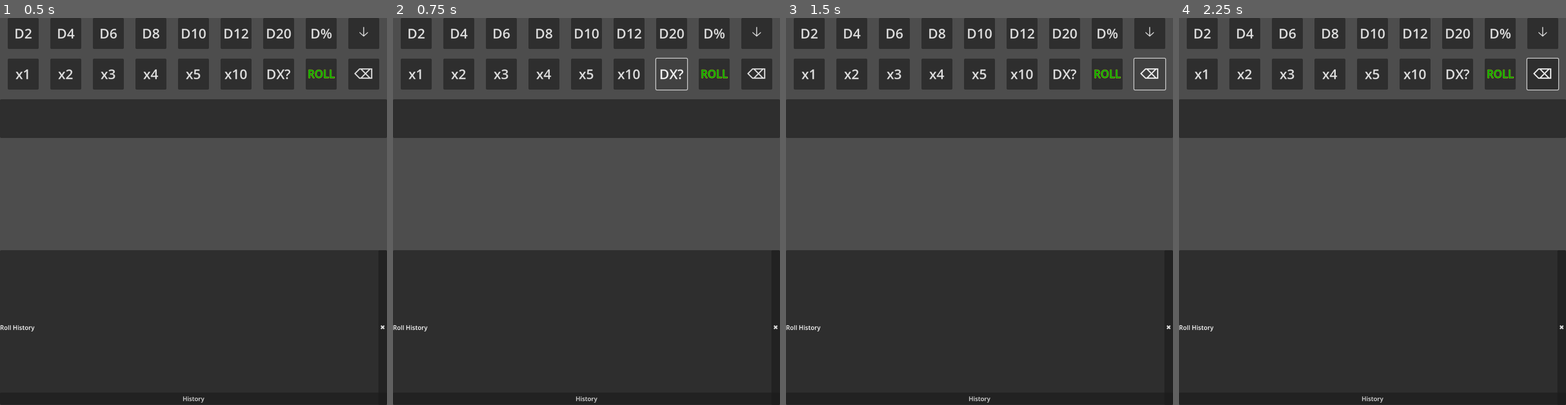
Above: before the commit, frames 1-4 (left to right).
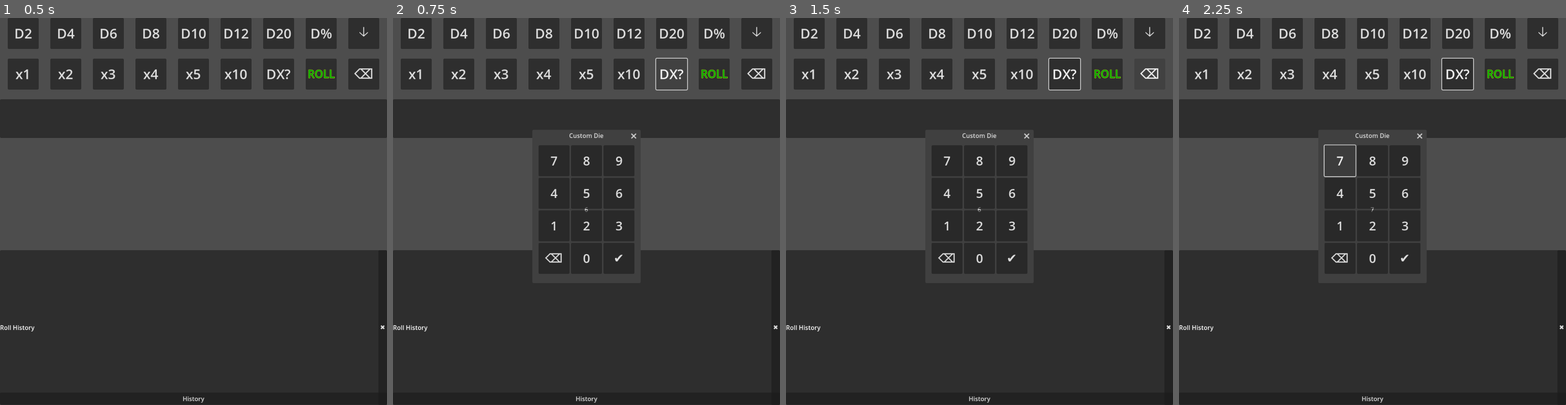
Above: after the commit, the same moments.

Repository: FromAriel/Experiments
Game: Godot game, scene res://main.tscn
Two runs of this game, one before a commit and one after it. Both use one fixed random seed, a clock stepped at 60 frames per second and the inputs below.
Inputs (mouse positions are in pixels of both pictures, inside the frame that each line leads up to):
- Up to frame 1 (0.5 s): no input
- Up to frame 2 (0.75 s): click "DX?" at 0.5 s
- Up to frame 3 (1.5 s): click "⌫" at 1.25 s
- Up to frame 4 (2.25 s): click (1341, 161) at 2 s, where only the run after the commit has a clickable "7"

Frame 1 is identical in both runs. In frame 2, 6.3% of the frame differs, in the area x 37-63%, y 29-64%; in frame 3, 6.5%, in the area x 37-99%, y 10-64%; in frame 4, 6.0%.

Commit message:
feat(livedie): add custom die dialog and delete button

Diff:
--- a/LIVEdie/scenes/quick_roll_bar.tscn
+++ b/LIVEdie/scenes/quick_roll_bar.tscn
@@ -3,6 +3,7 @@
 [ext_resource type="Script" uid="uid://owkgt6c75kui" path="res://scripts/quick_roll_bar.gd" id="1"]
 [ext_resource type="PackedScene" uid="uid://c4jfdeyqiow6v" path="res://scenes/dial_spinner.tscn" id="2"]
 [ext_resource type="PackedScene" uid="uid://rollhist01" path="res://scenes/roll_history_panel.tscn" id="3"]
+[ext_resource type="Script" uid="uid://customdie01" path="res://scripts/custom_die_dialog.gd" id="4"]
 
 [node name="CanvasLayer" type="CanvasLayer"]
 
@@ -214,6 +215,9 @@
 theme_override_constants/separation = 4
 
 [node name="PreviewDialog" type="AcceptDialog" parent="QuickRollBar"]
+
+[node name="CustomDieDialog" type="AcceptDialog" parent="QuickRollBar"]
+script = ExtResource("4")
 
 [node name="DialSpinner" parent="QuickRollBar" instance=ExtResource("2")]
 
--- /dev/null
+++ b/LIVEdie/scripts/custom_die_dialog.gd
@@ -0,0 +1,96 @@
+###############################################################
+# LIVEdie/scripts/custom_die_dialog.gd
+# Key Classes      • CustomDieDialog – keypad popup for die sides
+# Key Functions    • popup_with_value() – open dialog with default
+# Dependencies     • none
+# Last Major Rev   • 24-06-XX – initial implementation
+###############################################################
+class_name CustomDieDialog
+extends AcceptDialog
+
+signal sides_entered(sides: int)
+
+var cd_value: int = 6
+var _replace: bool = true
+var _ok_selected: bool = false
+var _label: Label
+var _grid: GridContainer
+
+
+func _ready() -> void:
+    title = "Custom Die"
+    _label = Label.new()
+    _label.horizontal_alignment = HORIZONTAL_ALIGNMENT_CENTER
+    _label.vertical_alignment = VERTICAL_ALIGNMENT_CENTER
+    _label.custom_minimum_size = Vector2(200, 60)
+    add_child(_label)
+    _grid = GridContainer.new()
+    _grid.columns = 3
+    add_child(_grid)
+    _build_buttons()
+    get_ok_button().hide()
+    connect("visibility_changed", _on_visibility_changed)
+
+
+func _build_buttons() -> void:
+    var order := ["7", "8", "9", "4", "5", "6", "1", "2", "3", "DEL", "0", "OK"]
+    for key in order:
+        var btn := Button.new()
+        btn.custom_minimum_size = Vector2(80, 80)
+        btn.add_theme_font_size_override("font_size", 32)
+        if key == "DEL":
+            btn.text = "\u232b"
+            btn.pressed.connect(_on_del_pressed)
+        elif key == "OK":
+            btn.text = "\u2714"
+            btn.pressed.connect(_on_ok_pressed)
+        else:
+            btn.text = key
+            btn.pressed.connect(_on_digit_pressed.bind(key))
+        _grid.add_child(btn)
+
+
+func popup_with_value(value: int) -> void:
+    cd_value = value
+    _label.text = str(value)
+    _replace = true
+    _ok_selected = false
+    popup_centered()
+
+
+func _on_digit_pressed(digit: String) -> void:
+    if _replace:
+        _label.text = digit
+        _replace = false
+    else:
+        var s := _label.text
+        if s == "0":
+            s = ""
+        _label.text = s + digit
+    cd_value = int(_label.text)
+
+
+func _on_del_pressed() -> void:
+    if _label.text == "0":
+        _ok_selected = true
+        hide()
+        emit_signal("sides_entered", 0)
+        return
+    var s := _label.text
+    if s.length() > 1:
+        s = s.substr(0, s.length() - 1)
+    else:
+        s = "0"
+    _label.text = s
+    cd_value = int(s)
+
+
+func _on_ok_pressed() -> void:
+    _ok_selected = true
+    hide()
+    emit_signal("sides_entered", cd_value)
+
+
+func _on_visibility_changed() -> void:
+    if not _ok_selected:
+        emit_signal("sides_entered", 0)
--- a/LIVEdie/scripts/quick_roll_bar.gd
+++ b/LIVEdie/scripts/quick_roll_bar.gd
@@ -34,6 +34,9 @@
 @onready var qrb_chip_box: HBoxContainer = $QueueRow/HScroll/DiceChips
 @onready var qrb_history_button: Button = $"../HistoryButton"
 @onready var qrb_history_panel: RollHistoryPanel = $"../RollHistoryPanel"
+@onready var qrb_del_button: Button = $RepeaterRow/DieX2
+@onready var qrb_custom_button: Button = $RepeaterRow/DieX
+@onready var qrb_custom_dialog: CustomDieDialog = $CustomDieDialog
 
 
 func _ready() -> void:
@@ -46,6 +49,9 @@
     $PreviewDialog.confirmed.connect(_on_preview_confirmed)
     $DialSpinner.confirmed.connect(_on_spinner_confirmed)
     qrb_history_button.pressed.connect(_on_history_pressed)
+    qrb_del_button.pressed.connect(_on_del_pressed)
+    qrb_custom_button.pressed.connect(_on_custom_die_pressed)
+    qrb_custom_dialog.sides_entered.connect(_on_custom_die_entered)
 
 
 func _connect_dice_buttons(row: HBoxContainer) -> void:
@@ -233,3 +239,25 @@
     qrb_queue.clear()
     qrb_last_faces = 0
     _update_queue_display()
+
+
+func _on_del_pressed() -> void:
+    if qrb_queue.is_empty():
+        return
+    qrb_queue.pop_back()
+    if qrb_queue.is_empty():
+        qrb_last_faces = 0
+    else:
+        qrb_last_faces = qrb_queue[-1]["faces"]
+    _update_queue_display()
+
+
+func _on_custom_die_pressed() -> void:
+    var default_faces: int = qrb_last_faces if qrb_last_faces > 0 else 6
+    qrb_custom_dialog.popup_with_value(default_faces)
+
+
+func _on_custom_die_entered(sides: int) -> void:
+    if sides <= 0:
+        return
+    _add_die(sides, 1)
